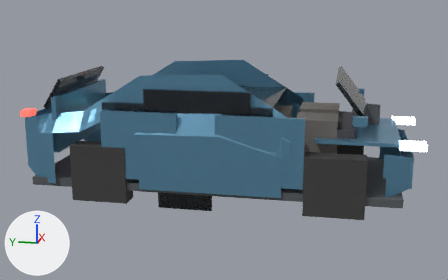
The glTF model assets/models/processed/compact_crossover_lod.glb as it was, and as the next commit left it.
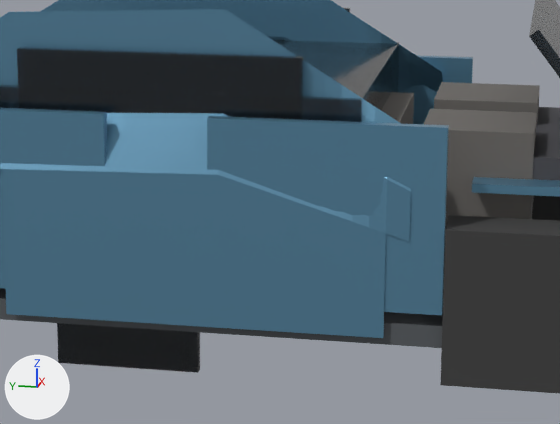
Each version is shown whole from a camera (50 mm lens) standing at (-7.89, -1.6, 2.61) and looking at (0.0, -0.03, 0.64), then close up on the part from 31% to 78% of the width and 25% to 82% of the height. Arrows for +X, +Y and +Z are at lower left; the lights stay in place. The last two pictures show the newer version. Where no turn or scale is listed for an object, it has been applied to the vertices.

In view in the first close-up: 'body_mesh', 'cab_mesh', 'dash', 'door_fl_mesh', 'door_fr_mesh', 'door_rr_mesh', 'seat_l', 'seat_r', 'tire_fr', 'trim_mesh', 'window_fixed_r', 'window_fl_mesh', 'window_fr_mesh', 'window_rl_mesh', 'window_rr_mesh' and 4 more.
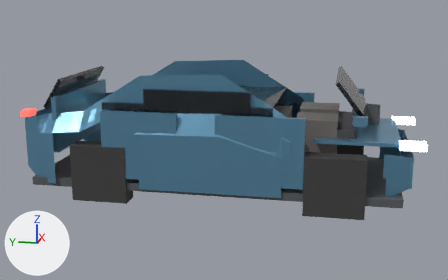
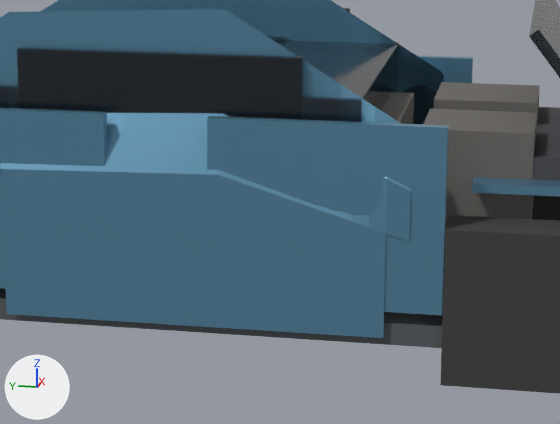
Where the change shows, as pixel boxes (x1, y1, x2, y2) in the close-ups (560 x 424 px):
'window_fl_mesh', moved: before (57, 323, 199, 373); after (403, 74, 444, 124)

What the commit changed:
Object 'window_fl_mesh' (ob_window_fl_mesh) moves from (-0.92, 1.675, -1.36) to (-0.01, 0.525, -0.22).
Object 'window_fr_mesh' (ob_window_fr_mesh) moves from (0.92, 1.675, -1.36) to (0.01, 0.525, -0.22).
Object 'window_rl_mesh' (ob_window_rl_mesh) moves from (-0.92, 0.105, -1.36) to (-0.01, 0.475, -0.22).
Object 'window_rr_mesh' (ob_window_rr_mesh) moves from (0.92, 0.105, -1.36) to (0.01, 0.475, -0.22).
